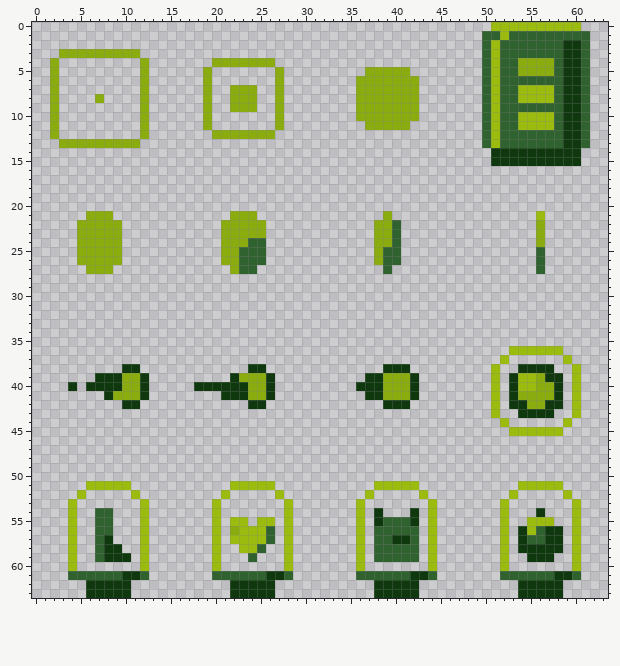
One commit to this pixel-art sprite: media/items_16x16.png. The picture above is the old version.
The file is 64x64 pixels.
The same view after the edit:
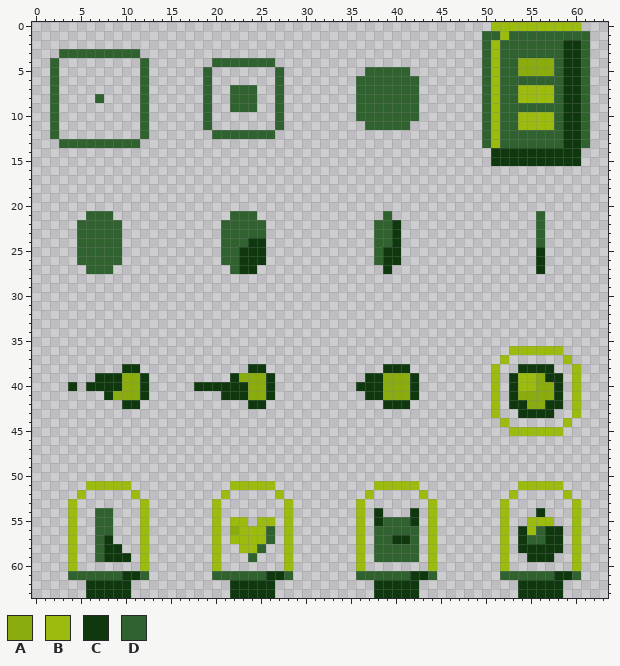
Palette (. is transparent): A #8bac0f  B #9bbc0f  C #0f380f  D #306230
Difference:
y 3: x 3..11 AAAAAAAAA -> DDDDDDDDD
y 4: x 2 A -> D; x 12 A -> D; x 20..26 AAAAAAA -> DDDDDDD
y 5: x 2 A -> D; x 12 A -> D; x 19 A -> D; x 27 A -> D; x 37..41 AAAAA -> DDDDD
y 6: x 2 A -> D; x 12 A -> D; x 19 A -> D; x 27 A -> D; x 36..42 AAAAAAA -> DDDDDDD
y 7: x 2 A -> D; x 12 A -> D; x 19 A -> D; x 22..24 AAA -> DDD; x 27 A -> D; x 36..42 AAAAAAA -> DDDDDDD
y 8: x 2 A -> D; x 7 A -> D; x 12 A -> D; x 19 A -> D; x 22..24 AAA -> DDD; x 27 A -> D; x 36..42 AAAAAAA -> DDDDDDD
y 9: x 2 A -> D; x 12 A -> D; x 19 A -> D; x 22..24 AAA -> DDD; x 27 A -> D; x 36..42 AAAAAAA -> DDDDDDD
y 10: x 2 A -> D; x 12 A -> D; x 19 A -> D; x 27 A -> D; x 36..42 AAAAAAA -> DDDDDDD
y 11: x 2 A -> D; x 12 A -> D; x 19 A -> D; x 27 A -> D; x 37..41 AAAAA -> DDDDD
y 12: x 2 A -> D; x 12 A -> D; x 20..26 AAAAAAA -> DDDDDDD
y 13: x 3..11 AAAAAAAAA -> DDDDDDDDD
y 21: x 6..8 AAA -> DDD; x 22..24 AAA -> DDD; x 39 A -> D; x 56 B -> D
y 22..23: x 5..9 AAAAA -> DDDDD; x 21..25 AAAAA -> DDDDD; x 38..40 AAD -> DDC; x 56 A -> D
y 24: x 5..9 AAAAA -> DDDDD; x 21..25 AAADD -> DDDCC; x 38..40 AAD -> DDC; x 56 A -> D
y 25..26: x 5..9 AAAAA -> DDDDD; x 21..25 AADDD -> DDCCC; x 38..40 ADD -> DCC; x 56 D -> C
y 27: x 6..8 AAA -> DDD; x 22..24 ADD -> DCC; x 39 D -> C; x 56 D -> C
